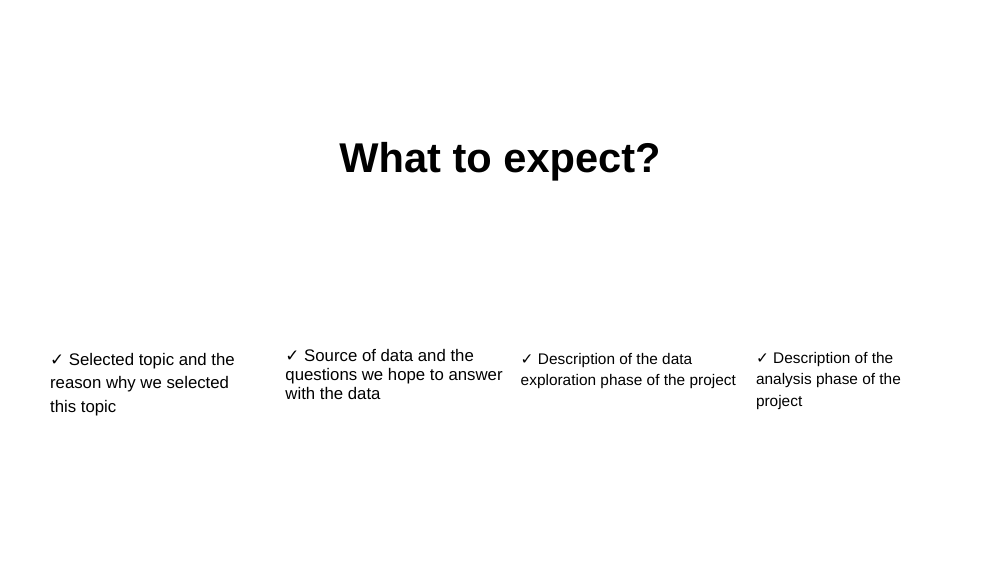
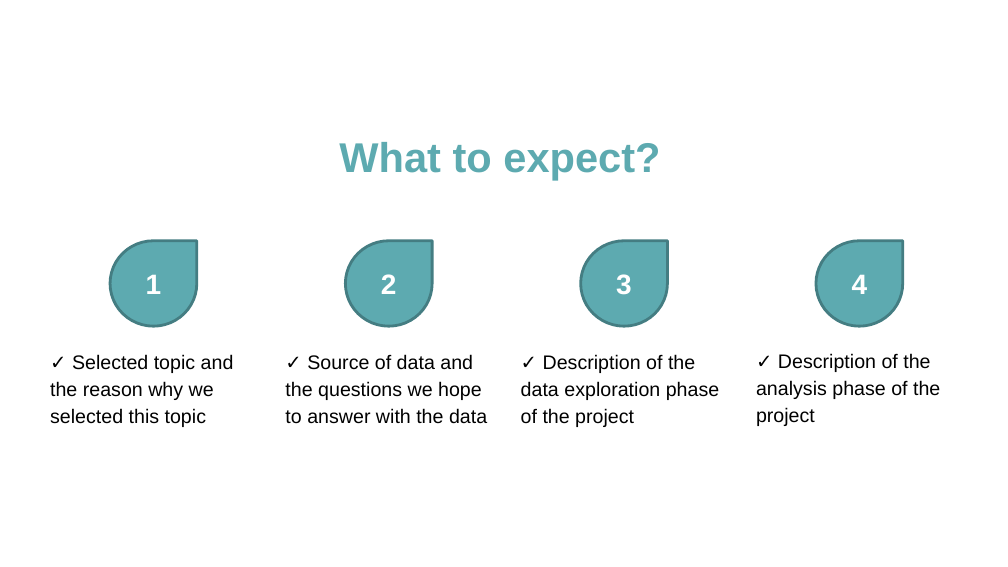
Before and after one commit to mereilly/AQI_Module_20_Final_Project, a slide deck: slide 2 of OpenWeather_AQI_Presentation_Final.pptx. Drawn at 1008x567 pixels with LibreOffice and Linux fonts; fonts in the diff are those of the drawing. Boxes give left, top, right and bottom in pixels: in the first picture for what was removed or moved away, otherwise in the second. Text is boxed around its words. In the diff, an @@ line names an element or a change of style, - is before the commit and + after.

```diff
--- a/OpenWeather_AQI_Presentation_Final.pptx
+++ b/OpenWeather_AQI_Presentation_Final.pptx
@@ title "What to expect?" at (x1=339, y1=142, x2=660, y2=179): text colour #000000 to #5DAAB0 @@
@@ teardrop added at (x1=110, y1=241, x2=197, y2=327), fill #5DAAB0, outline #457E82 2 pt, 20 pt, text #FFFFFF, bold @@
+1
@@ teardrop added at (x1=346, y1=241, x2=432, y2=327), fill #5DAAB0, outline #457E82 2 pt, 20 pt, text #FFFFFF, bold @@
+2
@@ teardrop added at (x1=581, y1=241, x2=667, y2=327), fill #5DAAB0, outline #457E82 2 pt, 20 pt, text #FFFFFF, bold @@
+3
@@ teardrop added at (x1=816, y1=241, x2=903, y2=327), fill #5DAAB0, outline #457E82 2 pt, 20 pt, text #FFFFFF, bold @@
+4
@@ text "✓ Selected topic and the ..." at (x1=50, y1=354, x2=234, y2=427): size 12 to 14 pt @@
@@ text "✓ Source of data and ..." at (x1=285, y1=354, x2=487, y2=424): size 12 to 14 pt; line spacing 0.95 to 1.15 @@
@@ text "✓ Description of the data ..." at (x1=521, y1=354, x2=719, y2=427): size 11 to 14 pt @@
@@ text "✓ Description of the analysis ..." at (x1=756, y1=353, x2=940, y2=426): size 11 to 14 pt @@
```
Also in this commit, not shown: 7 other slides changed, 1 slide added.
